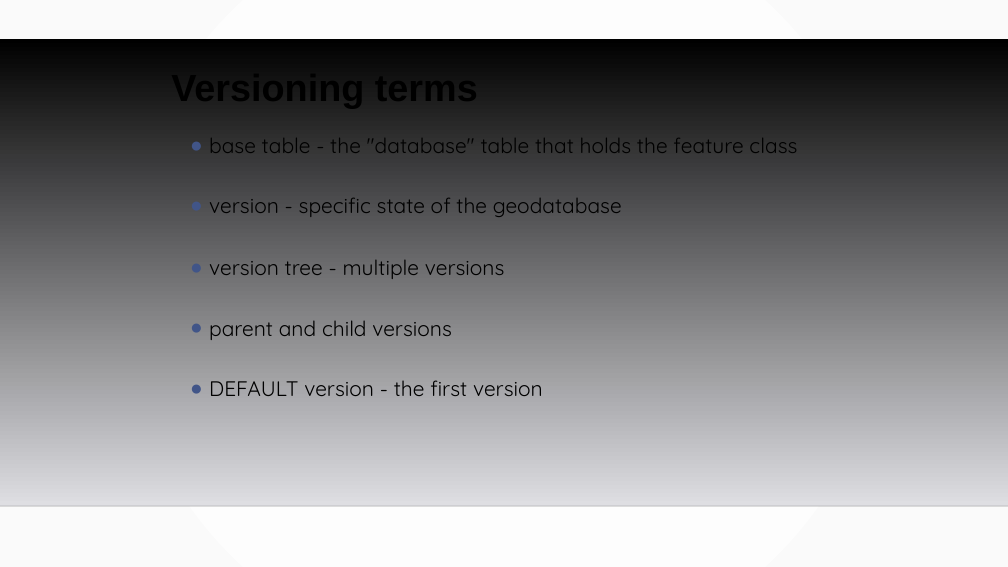
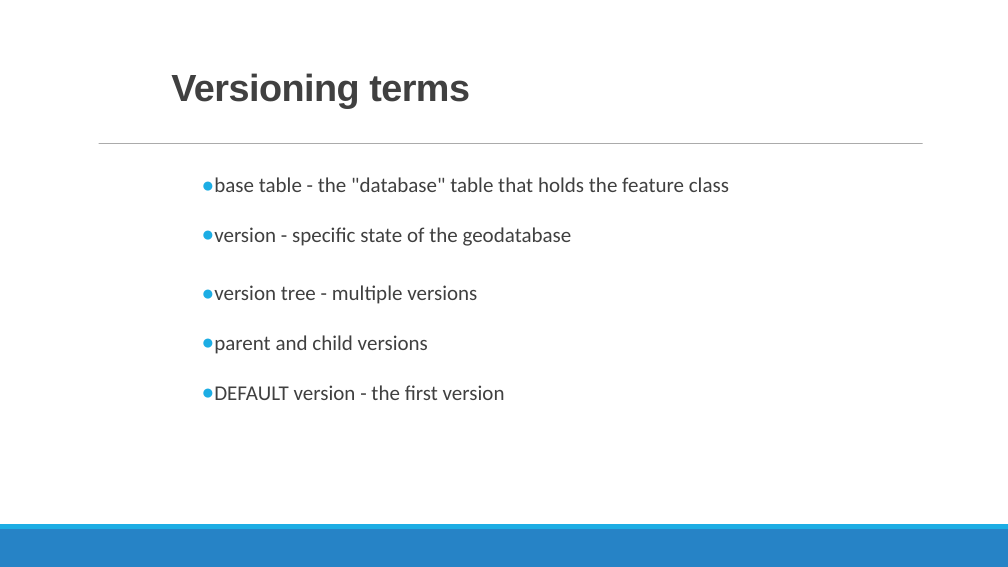
Before and after one commit to MGIS-UMN/GIS5577_week9, a slide deck: slide 12 of Database_Administration.odp. Drawn at 1008x567 pixels with LibreOffice and Linux fonts; fonts in the diff are those of the drawing; background and template pictures are left out. Boxes give left, top, right and bottom in pixels: in the first picture for what was removed or moved away, otherwise in the second. Text is boxed around its words. In the diff, an @@ line names an element or a change of style, - is before the commit and + after.

```diff
--- a/Database_Administration.odp
+++ b/Database_Administration.odp
@@ background gradient #FFFFFF to #FAFAFA to #FFFFFF @@
@@ title "Versioning terms" at (x1=171, y1=73, x2=470, y2=109): text colour #000000 to #404040, letter spacing 0 to -0.5 pt; line spacing 0.9 to 0.85 @@
@@ freeform shape removed at (x1=0, y1=39, x2=1008, y2=506) @@
@@ line added from (99, 144) to (923, 144), #7F7F7F 0.51 pt @@
@@ text "base table - the "database" ..." moved from (x1=209, y1=138, x2=797, y2=396) to (x1=214, y1=177, x2=729, y2=400) @@
@@ text "base table - the "database" ..." at (x1=214, y1=177, x2=729, y2=400): font Quicksand to Calibri, text colour #000000 to #404040; indent changed; line spacing 1.2 to 0.9; more space between paragraphs; bullet colour #415588 to #1CADE4 @@
@@ line removed from (0, 506) to (1008, 506) @@
@@ freeform shape added at (x1=0, y1=529, x2=1008, y2=567), fill #2683C6 @@
@@ freeform shape added at (x1=0, y1=524, x2=1008, y2=529), fill #1CADE4 @@
```
Also in this commit, not shown: 20 other slides changed.
